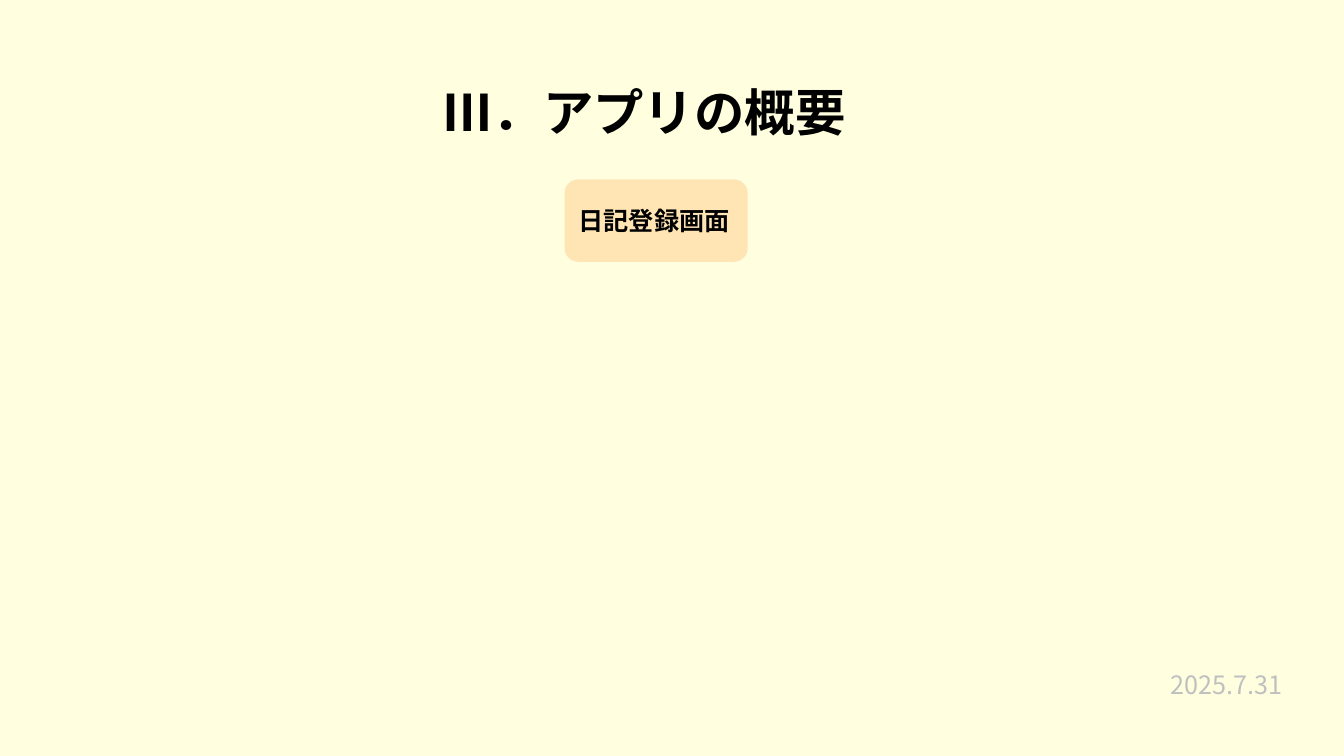
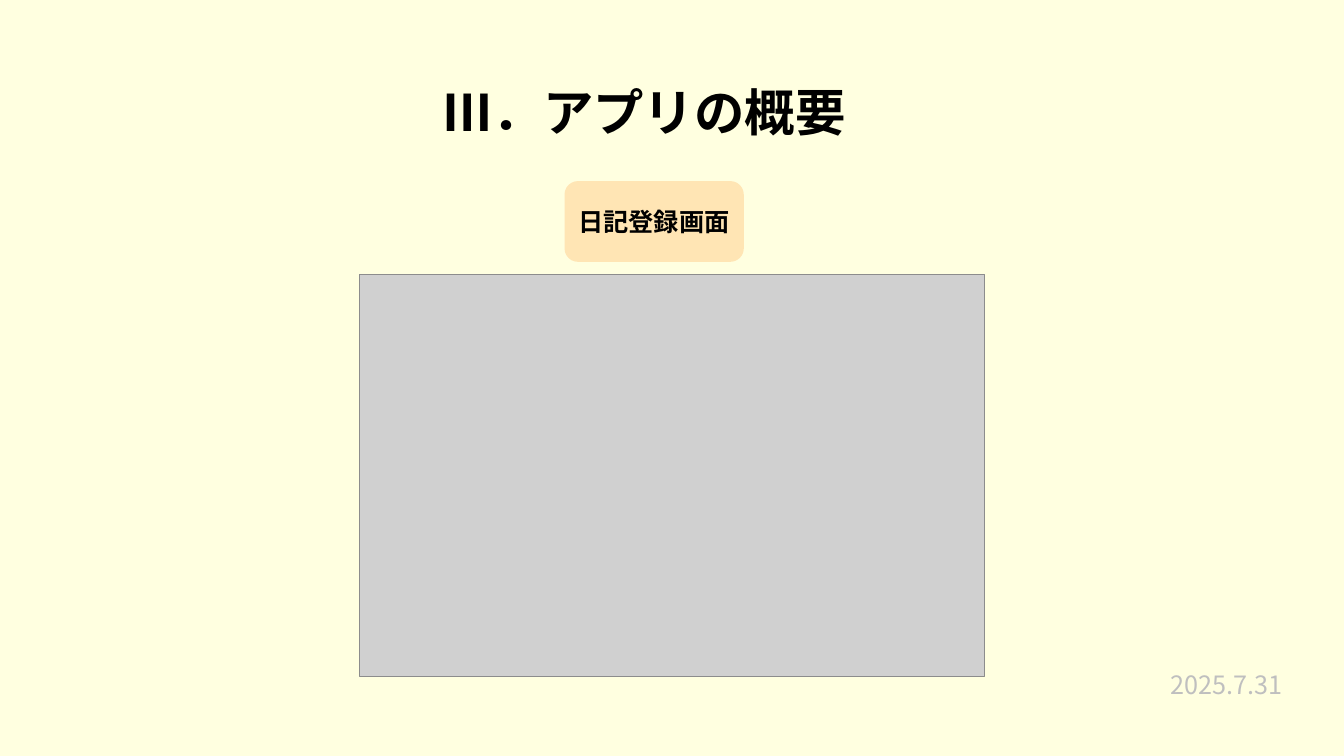
Before and after one commit to plusdojo2025/a2-7, a slide deck: slide 9 of 発表準備/7月成果発表会.pptx. Drawn at 1344x756 pixels with LibreOffice and Linux fonts; fonts in the diff are those of the drawing; grey boxes stand for pictures. Boxes give left, top, right and bottom in pixels: in the first picture for what was removed or moved away, otherwise in the second. Text is boxed around its words. In the diff, an @@ line names an element or a change of style, - is before the commit and + after.

```diff
--- a/発表準備/7月成果発表会.pptx
+++ b/発表準備/7月成果発表会.pptx
@@ rounded rectangle "日記登録画面": place and size @@
-rounded rectangle "日記登録画面" at [565, 179, 748, 262]
+rounded rectangle "日記登録画面" at [565, 181, 744, 262]
@@ picture added at [359, 274, 985, 677] @@
```
Also in this commit, not shown: 1 other file.
